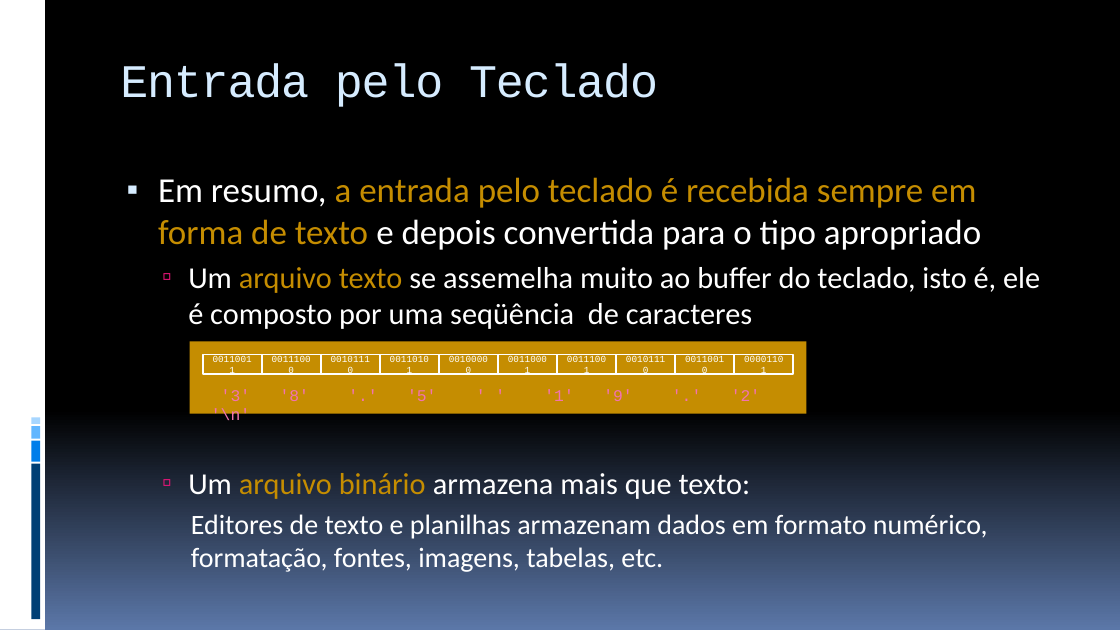
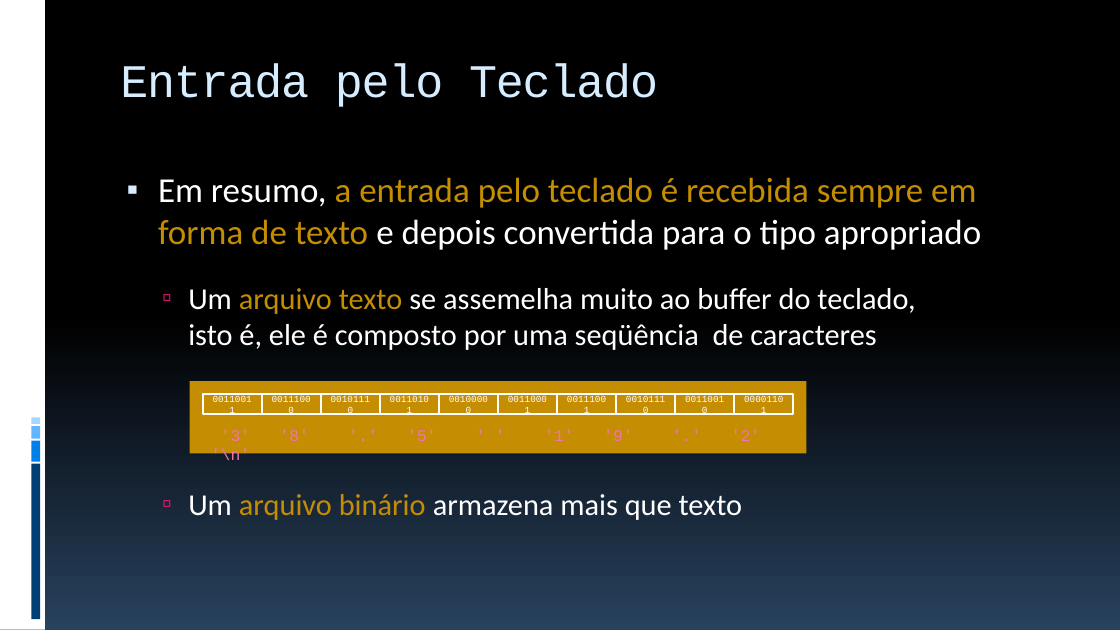
Before and after one commit to JudsonSS/ProgComp, a slide deck: slide 28 of Slides/23. Arquivos Texto.pptx. Drawn at 1120x630 pixels with LibreOffice and Linux fonts; fonts in the diff are those of the drawing. Boxes give left, top, right and bottom in pixels: in the first picture for what was removed or moved away, otherwise in the second. Text is boxed around its words. In the diff, an @@ line names an element or a change of style, - is before the commit and + after.

```diff
--- a/Slides/23. Arquivos Texto.pptx
+++ b/Slides/23. Arquivos Texto.pptx
@@ background gradient #000000 to #5B77A8 to gradient #000000 to #28415E @@
@@ 11 rectangles, 1 text: place and size @@
-11 rectangles, 1 text at (190, 341, 807, 413)
+11 rectangles, 1 text at (190, 381, 807, 454)
@@ text at (188, 494, 743, 520): text changed; size 24 to 26 pt @@
-  ▫ Um arquivo binário armazena mais que texto:
-    Editores de texto e planilhas armazenam dados em formato numérico, formatação, fontes, imagens, tabelas, etc.
+  ▫ Um arquivo binário armazena mais que texto
```
Also in this commit, not shown: 38 other slides changed, 3 other files.
